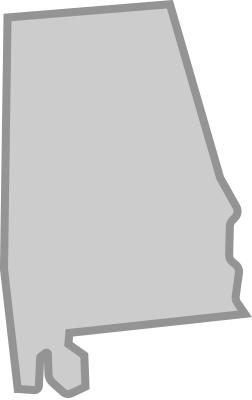
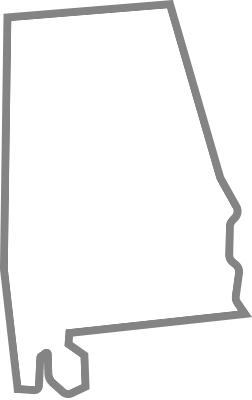
Layered file, before and after one edit (252x400). Changes by layer:
pixels changed over [0, 0, 252, 398] (layer not identified)
